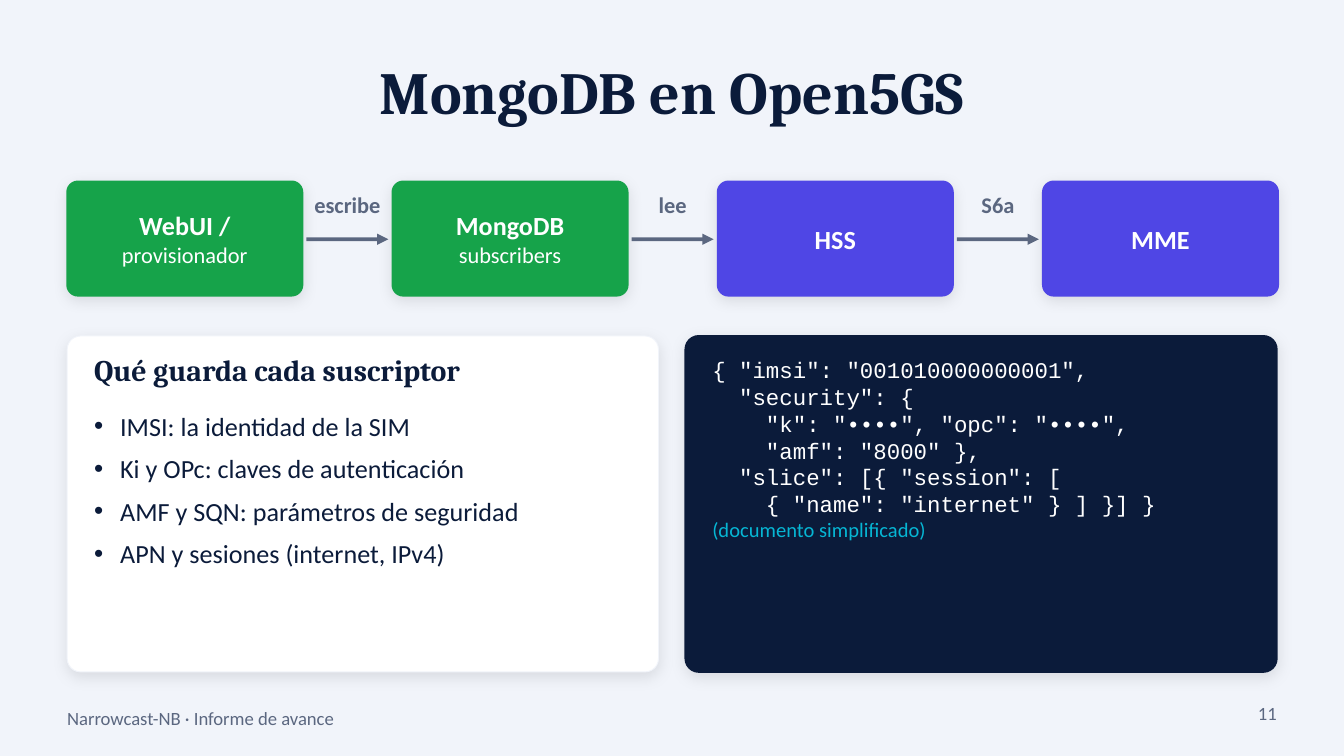
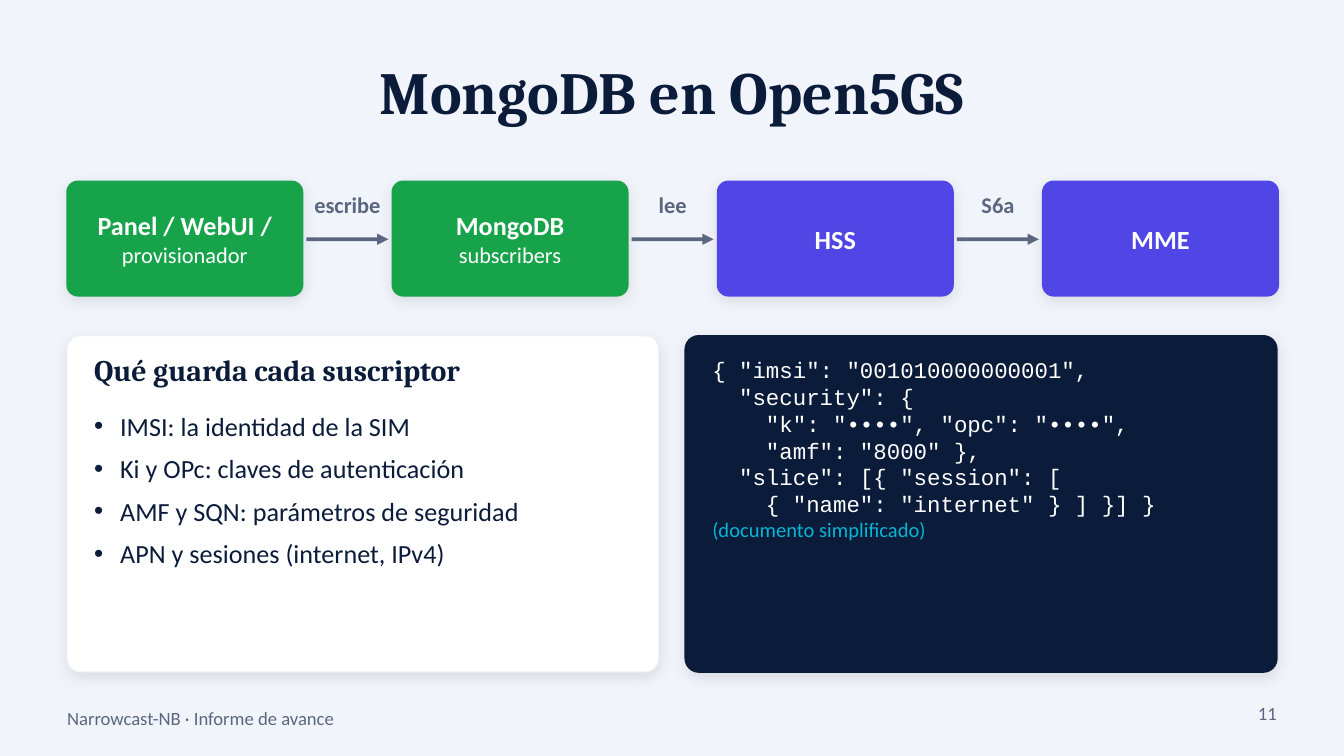
Before and after one commit to franco0209/Narrowcast-NB, a slide deck: slide 11 of docs/Narrowcast-NB-avance.pptx. Drawn at 1344x756 pixels with LibreOffice and Linux fonts; fonts in the diff are those of the drawing. Boxes give left, top, right and bottom in pixels: in the first picture for what was removed or moved away, otherwise in the second. Text is boxed around its words. In the diff, an @@ line names an element or a change of style, - is before the commit and + after.

Commit message:
Docs: arquitectura, panel y docker/compilacion; presentacion actualizada con los modulos del panel

```diff
--- a/docs/Narrowcast-NB-avance.pptx
+++ b/docs/Narrowcast-NB-avance.pptx
@@ text at bbox=[98, 216, 255, 235]: text changed @@
-WebUI /
+Panel / WebUI /
```
Also in this commit, not shown: 5 other slides changed, 3 slides added, 5 other files.
